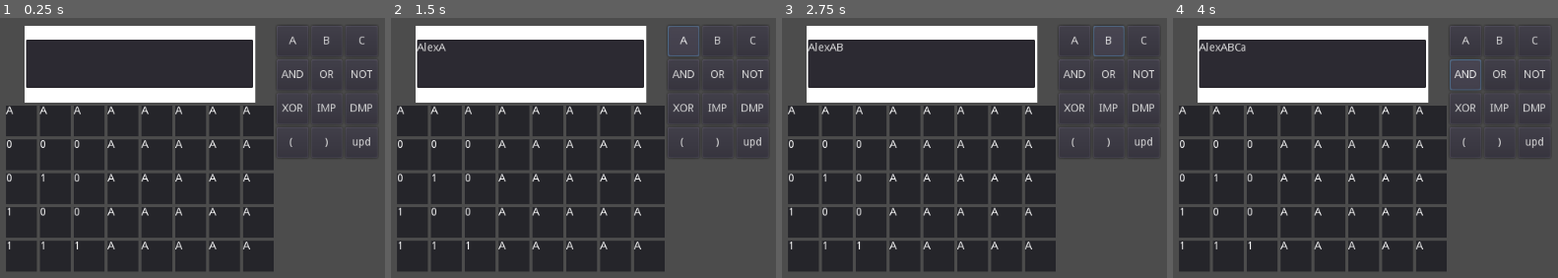
Above: before the commit, frames 1-4 (left to right).
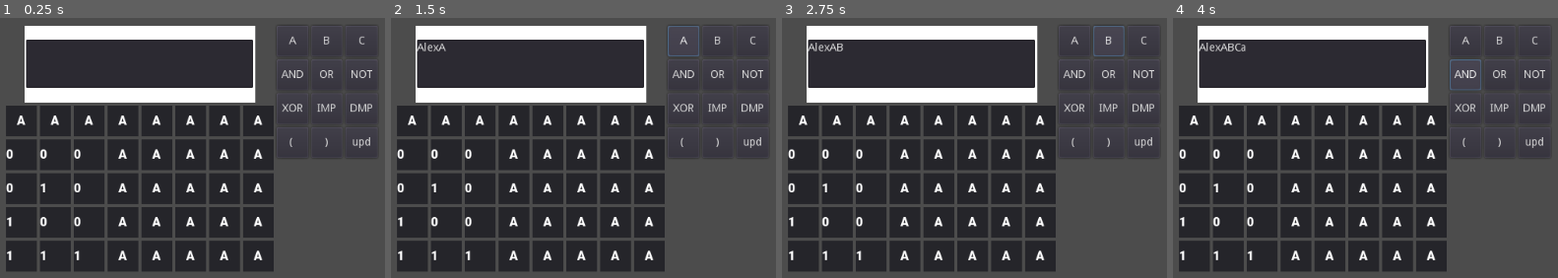
Above: after the commit, the same moments.

Repository: CarletonComputerScienceSociety/logic-game
Game: Godot game, scene res://calculator.tscn
Two runs of this game, one before a commit and one after it. Both use one fixed random seed, a clock stepped at 60 frames per second and the inputs below.
Inputs (mouse positions are in pixels of both pictures, inside the frame that each line leads up to):
- Up to frame 1 (0.25 s): no input
- Up to frame 2 (1.5 s): click (529, 64) at 0.52 s; type "Alex" at 0.6 s; click "A" at 1.25 s
- Up to frame 3 (2.75 s): click "B" at 2 s
- Up to frame 4 (4 s): click "C" at 2.75 s; click "AND" at 3.5 s

The runs differ from the first frame. In frame 1, 3.4% of the frame differs, in the area x 1-69%, y 33-94%; in frame 2, 3.4%; in frame 3, 3.4%; in frame 4, 3.4%.

Commit message:
Adding debomber screen

Diff:
--- /dev/null
+++ b/Assets/Debomber.gd
@@ -0,0 +1,29 @@
+extends Control
+
+
+# Declare member variables here. Examples:
+# var a = 2
+# var b = "text"
+
+
+# Called when the node enters the scene tree for the first time.
+func _ready():
+	var truth_table = $HBoxContainer/RightSide/TruthTable/VBoxContainer/HBoxContainer/GridContainer.get_children()
+
+	var headers = ["A", "B", "ANS"]
+	var A = [true, false, true, false]
+	var B = [true, true, false, false]
+
+	for i in len(truth_table):
+		var cell = truth_table[i].get_node("VBox/HBox/RichTextLabel")
+		if i < 3:
+			cell.text = headers[i]
+		else:
+			cell.text = "0"
+
+	pass # Replace with function body.
+
+
+# Called every frame. 'delta' is the elapsed time since the previous frame.
+#func _process(delta):
+#	pass
--- /dev/null
+++ b/Assets/Debomber.tscn
@@ -0,0 +1,317 @@
+[gd_scene load_steps=3 format=2]
+
+[ext_resource path="res://Cell.tscn" type="PackedScene" id=1]
+[ext_resource path="res://Assets/Debomber.gd" type="Script" id=2]
+
+[node name="Debomber" type="Control"]
+anchor_right = 1.0
+anchor_bottom = 1.0
+script = ExtResource( 2 )
+__meta__ = {
+"_edit_use_anchors_": false
+}
+
+[node name="HBoxContainer" type="HBoxContainer" parent="."]
+anchor_right = 1.0
+anchor_bottom = 1.0
+margin_left = -1.12244
+margin_top = 1.12247
+margin_right = -1.12244
+margin_bottom = 1.12244
+__meta__ = {
+"_edit_use_anchors_": false
+}
+
+[node name="LeftSide" type="VBoxContainer" parent="HBoxContainer"]
+margin_right = 400.0
+margin_bottom = 600.0
+
+[node name="Panel" type="Panel" parent="HBoxContainer/LeftSide"]
+margin_right = 400.0
+margin_bottom = 100.0
+rect_min_size = Vector2( 400, 100 )
+
+[node name="VBoxContainer" type="VBoxContainer" parent="HBoxContainer/LeftSide/Panel"]
+anchor_right = 1.0
+anchor_bottom = 1.0
+alignment = 1
+__meta__ = {
+"_edit_use_anchors_": false
+}
+
+[node name="HBoxContainer" type="HBoxContainer" parent="HBoxContainer/LeftSide/Panel/VBoxContainer"]
+margin_top = 30.0
+margin_right = 400.0
+margin_bottom = 70.0
+alignment = 1
+
+[node name="GridContainer" type="GridContainer" parent="HBoxContainer/LeftSide/Panel/VBoxContainer/HBoxContainer"]
+margin_left = 70.0
+margin_right = 330.0
+margin_bottom = 40.0
+columns = 6
+__meta__ = {
+"_edit_use_anchors_": false
+}
+
+[node name="Cell" parent="HBoxContainer/LeftSide/Panel/VBoxContainer/HBoxContainer/GridContainer" instance=ExtResource( 1 )]
+anchor_right = 0.0
+anchor_bottom = 0.0
+margin_right = 40.0
+margin_bottom = 40.0
+
+[node name="Cell2" parent="HBoxContainer/LeftSide/Panel/VBoxContainer/HBoxContainer/GridContainer" instance=ExtResource( 1 )]
+anchor_right = 0.0
+anchor_bottom = 0.0
+margin_left = 44.0
+margin_right = 84.0
+margin_bottom = 40.0
+
+[node name="Cell3" parent="HBoxContainer/LeftSide/Panel/VBoxContainer/HBoxContainer/GridContainer" instance=ExtResource( 1 )]
+anchor_right = 0.0
+anchor_bottom = 0.0
+margin_left = 88.0
+margin_right = 128.0
+margin_bottom = 40.0
+
+[node name="Cell4" parent="HBoxContainer/LeftSide/Panel/VBoxContainer/HBoxContainer/GridContainer" instance=ExtResource( 1 )]
+anchor_right = 0.0
+anchor_bottom = 0.0
+margin_left = 132.0
+margin_right = 172.0
+margin_bottom = 40.0
+
+[node name="Cell5" parent="HBoxContainer/LeftSide/Panel/VBoxContainer/HBoxContainer/GridContainer" instance=ExtResource( 1 )]
+anchor_right = 0.0
+anchor_bottom = 0.0
+margin_left = 176.0
+margin_right = 216.0
+margin_bottom = 40.0
+
+[node name="Cell6" parent="HBoxContainer/LeftSide/Panel/VBoxContainer/HBoxContainer/GridContainer" instance=ExtResource( 1 )]
+anchor_right = 0.0
+anchor_bottom = 0.0
+margin_left = 220.0
+margin_right = 260.0
+margin_bottom = 40.0
+
+[node name="Panel2" type="Panel" parent="HBoxContainer/LeftSide"]
+margin_top = 104.0
+margin_right = 400.0
+margin_bottom = 204.0
+rect_min_size = Vector2( 400, 100 )
+
+[node name="VBoxContainer" type="VBoxContainer" parent="HBoxContainer/LeftSide/Panel2"]
+anchor_right = 1.0
+anchor_bottom = 1.0
+alignment = 1
+__meta__ = {
+"_edit_use_anchors_": false
+}
+
+[node name="HBoxContainer" type="HBoxContainer" parent="HBoxContainer/LeftSide/Panel2/VBoxContainer"]
+margin_top = 30.0
+margin_right = 400.0
+margin_bottom = 70.0
+alignment = 1
+
+[node name="GridContainer" type="GridContainer" parent="HBoxContainer/LeftSide/Panel2/VBoxContainer/HBoxContainer"]
+margin_left = 70.0
+margin_right = 330.0
+margin_bottom = 40.0
+columns = 6
+__meta__ = {
+"_edit_use_anchors_": false
+}
+
+[node name="Cell" parent="HBoxContainer/LeftSide/Panel2/VBoxContainer/HBoxContainer/GridContainer" instance=ExtResource( 1 )]
+anchor_right = 0.0
+anchor_bottom = 0.0
+margin_right = 40.0
+margin_bottom = 40.0
+
+[node name="Cell2" parent="HBoxContainer/LeftSide/Panel2/VBoxContainer/HBoxContainer/GridContainer" instance=ExtResource( 1 )]
+anchor_right = 0.0
+anchor_bottom = 0.0
+margin_left = 44.0
+margin_right = 84.0
+margin_bottom = 40.0
+
+[node name="Cell3" parent="HBoxContainer/LeftSide/Panel2/VBoxContainer/HBoxContainer/GridContainer" instance=ExtResource( 1 )]
+anchor_right = 0.0
+anchor_bottom = 0.0
+margin_left = 88.0
+margin_right = 128.0
+margin_bottom = 40.0
+
+[node name="Cell4" parent="HBoxContainer/LeftSide/Panel2/VBoxContainer/HBoxContainer/GridContainer" instance=ExtResource( 1 )]
+anchor_right = 0.0
+anchor_bottom = 0.0
+margin_left = 132.0
+margin_right = 172.0
+margin_bottom = 40.0
+
+[node name="Cell5" parent="HBoxContainer/LeftSide/Panel2/VBoxContainer/HBoxContainer/GridContainer" instance=ExtResource( 1 )]
+anchor_right = 0.0
+anchor_bottom = 0.0
+margin_left = 176.0
+margin_right = 216.0
+margin_bottom = 40.0
+
+[node name="Cell6" parent="HBoxContainer/LeftSide/Panel2/VBoxContainer/HBoxContainer/GridContainer" instance=ExtResource( 1 )]
+anchor_right = 0.0
+anchor_bottom = 0.0
+margin_left = 220.0
+margin_right = 260.0
+margin_bottom = 40.0
+
+[node name="RightSide" type="VBoxContainer" parent="HBoxContainer"]
+margin_left = 404.0
+margin_right = 704.0
+margin_bottom = 600.0
+
+[node name="TruthTable" type="Panel" parent="HBoxContainer/RightSide"]
+margin_right = 300.0
+margin_bottom = 500.0
+rect_min_size = Vector2( 300, 500 )
+
+[node name="VBoxContainer" type="VBoxContainer" parent="HBoxContainer/RightSide/TruthTable"]
+anchor_right = 1.0
+anchor_bottom = 1.0
+__meta__ = {
+"_edit_use_anchors_": false
+}
+
+[node name="RichTextLabel" type="RichTextLabel" parent="HBoxContainer/RightSide/TruthTable/VBoxContainer"]
+margin_right = 300.0
+margin_bottom = 40.0
+rect_min_size = Vector2( 0, 40 )
+text = "truth table
+"
+__meta__ = {
+"_edit_use_anchors_": false
+}
+
+[node name="HBoxContainer" type="HBoxContainer" parent="HBoxContainer/RightSide/TruthTable/VBoxContainer"]
+margin_top = 44.0
+margin_right = 300.0
+margin_bottom = 260.0
+alignment = 1
+
+[node name="GridContainer" type="GridContainer" parent="HBoxContainer/RightSide/TruthTable/VBoxContainer/HBoxContainer"]
+margin_left = 86.0
+margin_right = 214.0
+margin_bottom = 216.0
+columns = 3
+
+[node name="Cell" parent="HBoxContainer/RightSide/TruthTable/VBoxContainer/HBoxContainer/GridContainer" instance=ExtResource( 1 )]
+anchor_right = 0.0
+anchor_bottom = 0.0
+margin_right = 40.0
+margin_bottom = 40.0
+
+[node name="Cell2" parent="HBoxContainer/RightSide/TruthTable/VBoxContainer/HBoxContainer/GridContainer" instance=ExtResource( 1 )]
+anchor_right = 0.0
+anchor_bottom = 0.0
+margin_left = 44.0
+margin_right = 84.0
+margin_bottom = 40.0
+
+[node name="Cell3" parent="HBoxContainer/RightSide/TruthTable/VBoxContainer/HBoxContainer/GridContainer" instance=ExtResource( 1 )]
+anchor_right = 0.0
+anchor_bottom = 0.0
+margin_left = 88.0
+margin_right = 128.0
+margin_bottom = 40.0
+
+[node name="Cell4" parent="HBoxContainer/RightSide/TruthTable/VBoxContainer/HBoxContainer/GridContainer" instance=ExtResource( 1 )]
+anchor_right = 0.0
+anchor_bottom = 0.0
+margin_top = 44.0
+margin_right = 40.0
+margin_bottom = 84.0
+
+[node name="Cell5" parent="HBoxContainer/RightSide/TruthTable/VBoxContainer/HBoxContainer/GridContainer" instance=ExtResource( 1 )]
+anchor_right = 0.0
+anchor_bottom = 0.0
+margin_left = 44.0
+margin_top = 44.0
+margin_right = 84.0
+margin_bottom = 84.0
+
+[node name="Cell6" parent="HBoxContainer/RightSide/TruthTable/VBoxContainer/HBoxContainer/GridContainer" instance=ExtResource( 1 )]
+anchor_right = 0.0
+anchor_bottom = 0.0
+margin_left = 88.0
+margin_top = 44.0
+margin_right = 128.0
+margin_bottom = 84.0
+
+[node name="Cell7" parent="HBoxContainer/RightSide/TruthTable/VBoxContainer/HBoxContainer/GridContainer" instance=ExtResource( 1 )]
+anchor_right = 0.0
+anchor_bottom = 0.0
+margin_top = 88.0
+margin_right = 40.0
+margin_bottom = 128.0
+
+[node name="Cell8" parent="HBoxContainer/RightSide/TruthTable/VBoxContainer/HBoxContainer/GridContainer" instance=ExtResource( 1 )]
+anchor_right = 0.0
+anchor_bottom = 0.0
+margin_left = 44.0
+margin_top = 88.0
+margin_right = 84.0
+margin_bottom = 128.0
+
+[node name="Cell9" parent="HBoxContainer/RightSide/TruthTable/VBoxContainer/HBoxContainer/GridContainer" instance=ExtResource( 1 )]
+anchor_right = 0.0
+anchor_bottom = 0.0
+margin_left = 88.0
+margin_top = 88.0
+margin_right = 128.0
+margin_bottom = 128.0
+
+[node name="Cell10" parent="HBoxContainer/RightSide/TruthTable/VBoxContainer/HBoxContainer/GridContainer" instance=ExtResource( 1 )]
+anchor_right = 0.0
+anchor_bottom = 0.0
+margin_top = 132.0
+margin_right = 40.0
+margin_bottom = 172.0
+
+[node name="Cell11" parent="HBoxContainer/RightSide/TruthTable/VBoxContainer/HBoxContainer/GridContainer" instance=ExtResource( 1 )]
+anchor_right = 0.0
+anchor_bottom = 0.0
+margin_left = 44.0
+margin_top = 132.0
+margin_right = 84.0
+margin_bottom = 172.0
+
+[node name="Cell12" parent="HBoxContainer/RightSide/TruthTable/VBoxContainer/HBoxContainer/GridContainer" instance=ExtResource( 1 )]
+anchor_right = 0.0
+anchor_bottom = 0.0
+margin_left = 88.0
+margin_top = 132.0
+margin_right = 128.0
+margin_bottom = 172.0
+
+[node name="Cell13" parent="HBoxContainer/RightSide/TruthTable/VBoxContainer/HBoxContainer/GridContainer" instance=ExtResource( 1 )]
+anchor_right = 0.0
+anchor_bottom = 0.0
+margin_top = 176.0
+margin_right = 40.0
+margin_bottom = 216.0
+
+[node name="Cell14" parent="HBoxContainer/RightSide/TruthTable/VBoxContainer/HBoxContainer/GridContainer" instance=ExtResource( 1 )]
+anchor_right = 0.0
+anchor_bottom = 0.0
+margin_left = 44.0
+margin_top = 176.0
+margin_right = 84.0
+margin_bottom = 216.0
+
+[node name="Cell15" parent="HBoxContainer/RightSide/TruthTable/VBoxContainer/HBoxContainer/GridContainer" instance=ExtResource( 1 )]
+anchor_right = 0.0
+anchor_bottom = 0.0
+margin_left = 88.0
+margin_top = 176.0
+margin_right = 128.0
+margin_bottom = 216.0
--- /dev/null
+++ b/Assets/font.tres
@@ -0,0 +1,6 @@
+[gd_resource type="DynamicFont" load_steps=2 format=2]
+
+[ext_resource path="res://Assets/Roboto-Black.ttf" type="DynamicFontData" id=1]
+
+[resource]
+font_data = ExtResource( 1 )
--- a/Cell.tscn
+++ b/Cell.tscn
@@ -1,4 +1,6 @@
-[gd_scene format=2]
+[gd_scene load_steps=2 format=2]
+
+[ext_resource path="res://Assets/font.tres" type="DynamicFont" id=1]
 
 [node name="Cell" type="Control"]
 anchor_right = 1.0
@@ -18,10 +20,29 @@
 "_edit_use_anchors_": false
 }
 
-[node name="RichTextLabel" type="RichTextLabel" parent="."]
+[node name="VBox" type="VBoxContainer" parent="."]
 margin_right = 40.0
 margin_bottom = 40.0
-text = "A"
+alignment = 1
 __meta__ = {
 "_edit_use_anchors_": false
 }
+
+[node name="HBox" type="HBoxContainer" parent="VBox"]
+margin_top = 10.0
+margin_right = 40.0
+margin_bottom = 30.0
+alignment = 1
+
+[node name="RichTextLabel" type="RichTextLabel" parent="VBox/HBox"]
+margin_right = 40.0
+margin_bottom = 20.0
+rect_min_size = Vector2( 40, 20 )
+custom_fonts/normal_font = ExtResource( 1 )
+bbcode_enabled = true
+bbcode_text = "[center]A[/center]"
+text = "A"
+fit_content_height = true
+__meta__ = {
+"_edit_use_anchors_": false
+}
--- a/calculator.gd
+++ b/calculator.gd
@@ -33,7 +33,7 @@
 				text =  "1"
 			else:
 				text = "0"
-			grid[j*cols + i].get_node("RichTextLabel").text = text
+			grid[j*cols + i].get_node("VBox/HBox/RichTextLabel").text = text
 
 #	for i in len(grid):
 #		grid[i].get_node("RichTextLabel").text = str(i)
Binary file added: Assets/Roboto-Black.ttf
